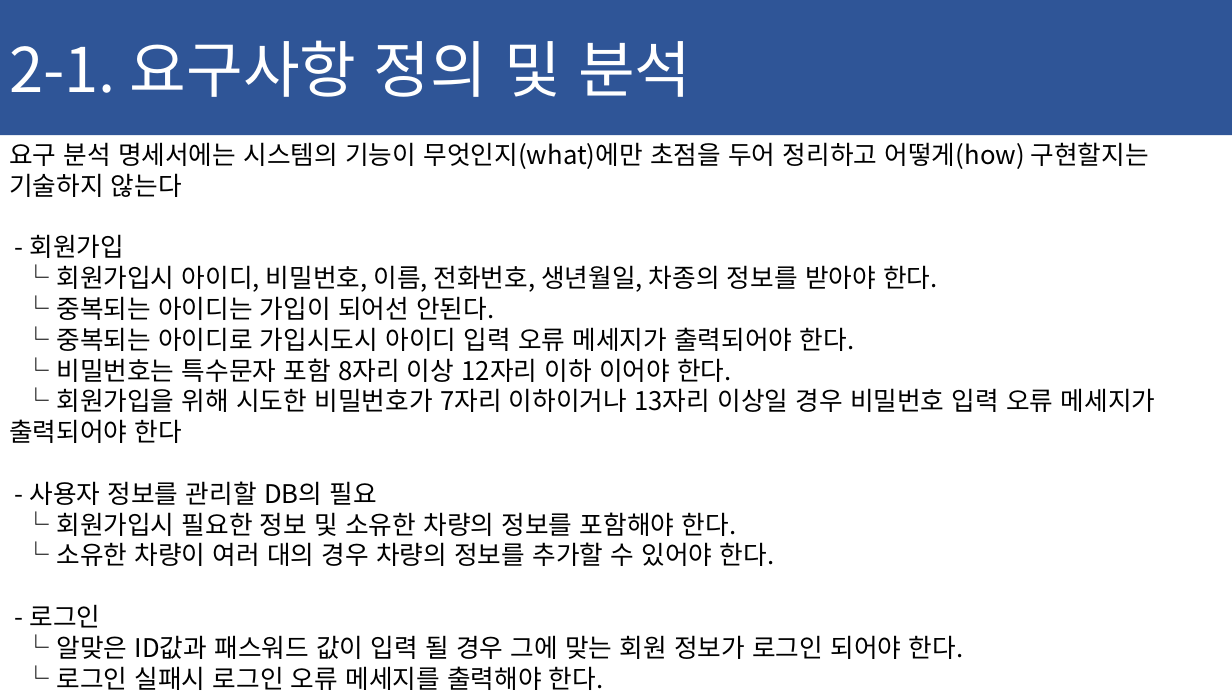
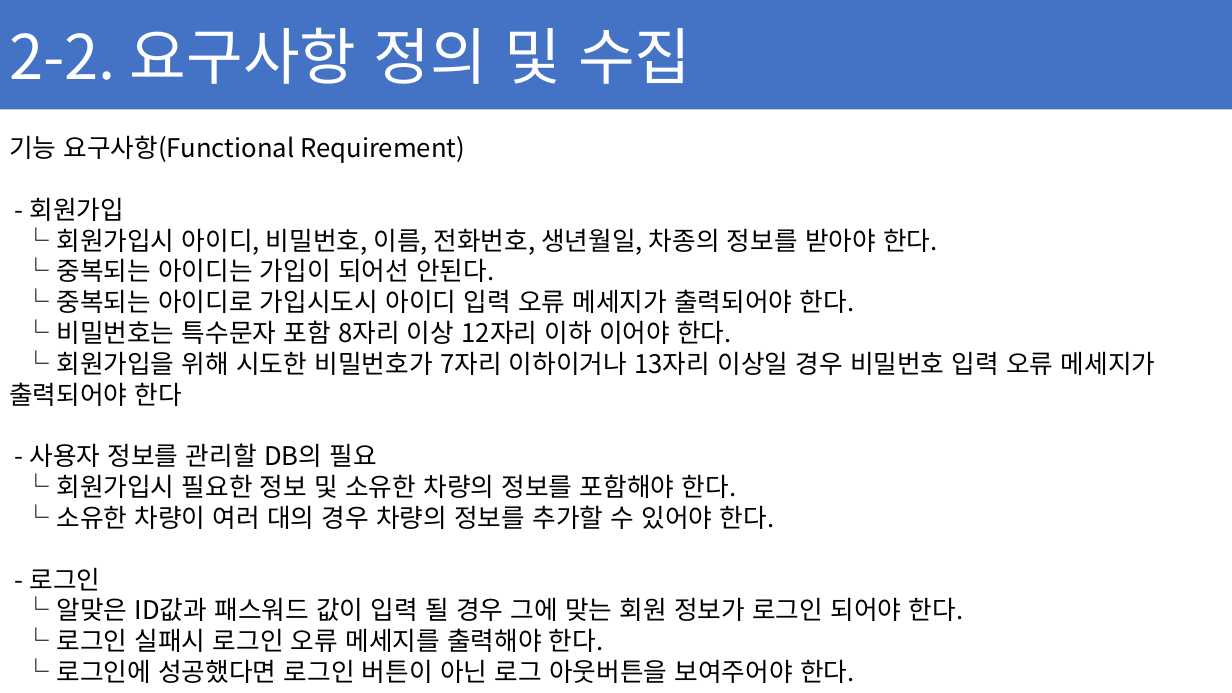
Before and after one commit to ChaeSung-Lee/DJ_InternShip, a slide deck: slide 16 of 2021_Summer/jp.hong/Project_BnC_jph.pptx. Drawn at 1232x693 pixels with LibreOffice and Linux fonts; fonts in the diff are those of the drawing. Boxes give left, top, right and bottom in pixels: in the first picture for what was removed or moved away, otherwise in the second. Text is boxed around its words. In the diff, an @@ line names an element or a change of style, - is before the commit and + after.

Commit message:
add Requirement

```diff
--- a/2021_Summer/jp.hong/Project_BnC_jph.pptx
+++ b/2021_Summer/jp.hong/Project_BnC_jph.pptx
@@ rectangle "2-2. 요구사항 정의 및 수집": place and size @@
-rectangle "2-2. 요구사항 정의 및 수집" at box(0, 0, 1232, 135)
+rectangle "2-2. 요구사항 정의 및 수집" at box(0, 0, 1232, 109)
@@ rectangle "2-2. 요구사항 정의 및 수집" at box(0, 0, 1232, 109): fill #2F5597 to #4472C4 @@
@@ text in rectangle at box(9, 27, 691, 84): text changed @@
-2-1. 요구사항 정의 및 분석
+2-2. 요구사항 정의 및 수집
@@ text "기능 요구사항(Functional Requirement)": place and size @@
-text "기능 요구사항(Functional Requirement)" at box(9, 142, 1156, 690)
+text "기능 요구사항(Functional Requirement)" at box(9, 135, 1156, 683)
@@ text at box(9, 135, 465, 163): text changed @@
-요구 분석 명세서에는 시스템의 기능이 무엇인지(what)에만 초점을 두어 정리하고 어떻게(how) 구현할지는 기술하지 않는다
+기능 요구사항(Functional Requirement)
@@ text at box(56, 659, 855, 683): paragraph added @@
+└ 로그인에 성공했다면 로그인 버튼이 아닌 로그 아웃버튼을 보여주어야 한다.
```
Also in this commit, not shown: 6 other slides changed, 4 slides added.
